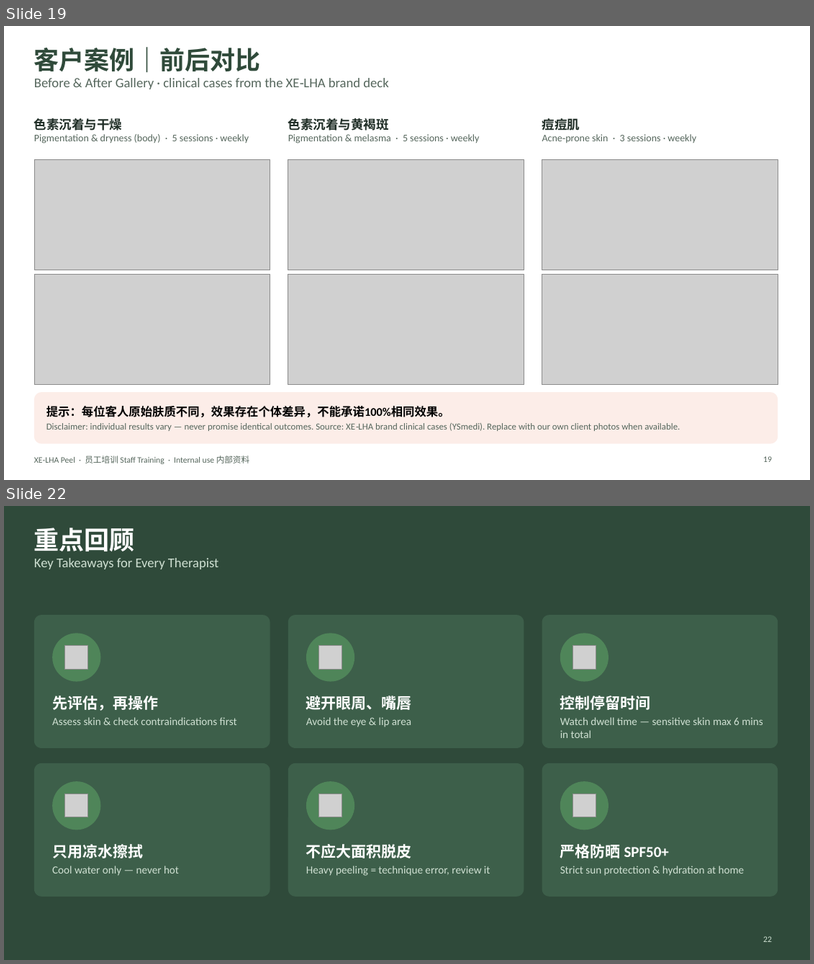
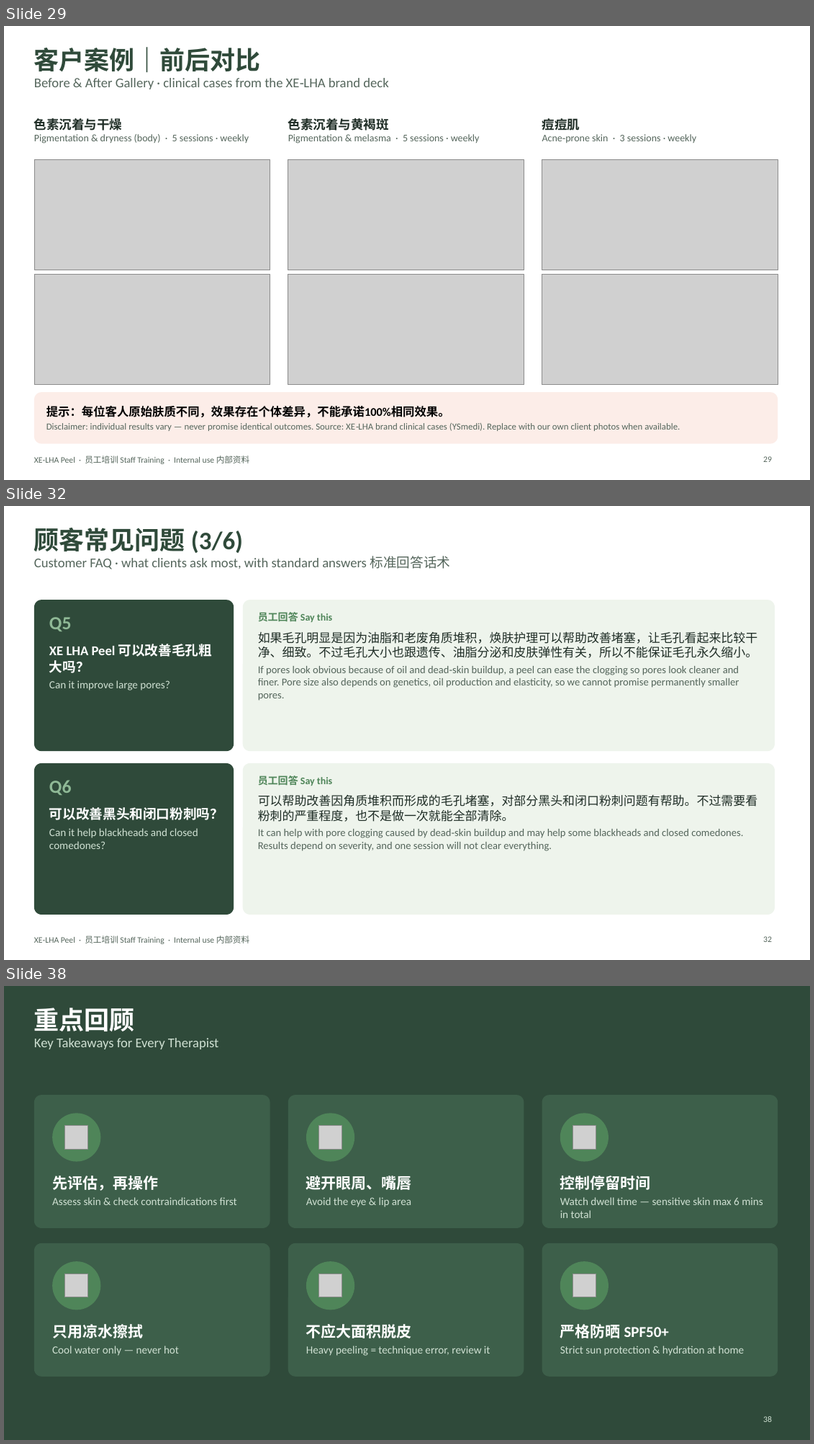
Before and after one commit to wanxinlee/cautious-computing-machine, a slide deck: XE-LHA-Peel-Staff-Training.pptx. Shown one above the other, each under a label of ours: slides 19 and 22 before the commit, slides 29, 32 and 38 after it; the slides between them are not shown. The pictures are 814x964 and 814x1444 pixels, drawn with LibreOffice and Linux fonts; fonts in the diff are those of the drawing; grey boxes stand for pictures. Boxes give left, top, right and bottom in pixels: in the first picture for what was removed or moved away, otherwise in the second. Text is boxed around its words. In the diff, an @@ line names an element or a change of style, - is before the commit and + after.

```diff
--- a/XE-LHA-Peel-Staff-Training.pptx
+++ b/XE-LHA-Peel-Staff-Training.pptx
@@ slide 32 added at box(4, 506, 810, 960), background #FFFFFF; not listed: 1 template element that a slide beside it also shows @@
@@ title added at box(34, 528, 451, 569), 16 pt, text #55665C @@
+顾客常见问题 (3/6)
+Customer FAQ · what clients ask most, with standard answers 标准回答话术
@@ rounded rectangle added at box(34, 600, 234, 751), fill #2F4A3A @@
@@ rounded rectangle added at box(243, 600, 775, 751), fill #EEF4EC @@
@@ text added at box(258, 612, 332, 622), 12 pt, text #4F8559, bold @@
+员工回答 Say this
@@ text added at box(49, 617, 72, 631), 22 pt, text #8FB996, bold @@
+Q5
@@ text added at box(258, 631, 759, 700), 12.5 pt, text #55665C @@
+如果毛孔明显是因为油脂和老废角质堆积，焕肤护理可以帮助改善堵塞，让毛孔看起来比较干净、细致。不过毛孔大小也跟遗传、油脂分泌和皮肤弹性有关，所以不能保证毛孔永久缩小。
+If pores look obvious because of oil and dead‑skin buildup, a peel can ease the clogging so pores look cleaner and finer. Pore size also depends on genetics, oil production and elasticity, so we cannot promise permanently smaller pores.
@@ text added at box(49, 644, 212, 690), 13 pt, text #CFE0D2 @@
+XE LHA Peel 可以改善毛孔粗大吗？
+Can it improve large pores?
@@ rounded rectangle added at box(34, 763, 234, 914), fill #2F4A3A @@
@@ rounded rectangle added at box(243, 763, 775, 914), fill #EEF4EC @@
@@ text added at box(49, 780, 72, 795), 22 pt, text #8FB996, bold @@
+Q6
@@ text added at box(258, 775, 332, 785), 12 pt, text #4F8559, bold @@
+员工回答 Say this
@@ text added at box(49, 807, 224, 849), 13 pt, text #CFE0D2 @@
+可以改善黑头和闭口粉刺吗？
+Can it help blackheads and closed comedones?
@@ text added at box(258, 794, 759, 851), 12.5 pt, text #55665C @@
+可以帮助改善因角质堆积而形成的毛孔堵塞，对部分黑头和闭口粉刺问题有帮助。不过需要看粉刺的严重程度，也不是做一次就能全部清除。
+It can help with pore clogging caused by dead‑skin buildup and may help some blackheads and closed comedones. Results depend on severity, and one session will not clear everything.
@@ page number added at box(764, 936, 772, 942), 10 pt, text #55665C @@
+32
@@ what was slide 19 is now slide 29 @@
@@ what was slide 22 is now slide 38 @@
@@ page number at box(764, 1416, 772, 1422): text changed @@
-22
+38
```
Also in this commit, not shown: 3 slides changed, 17 other slides added, 2 slides removed.
